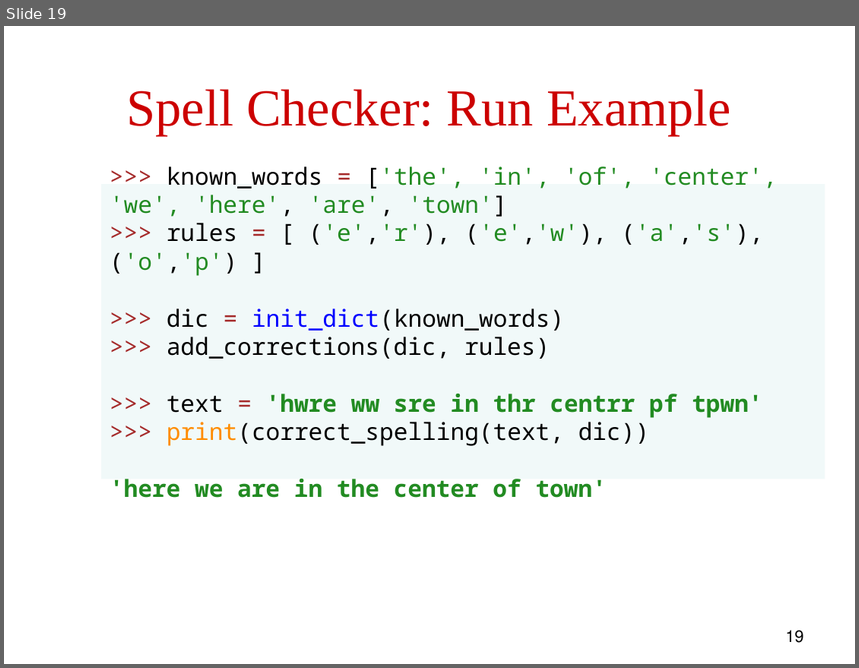
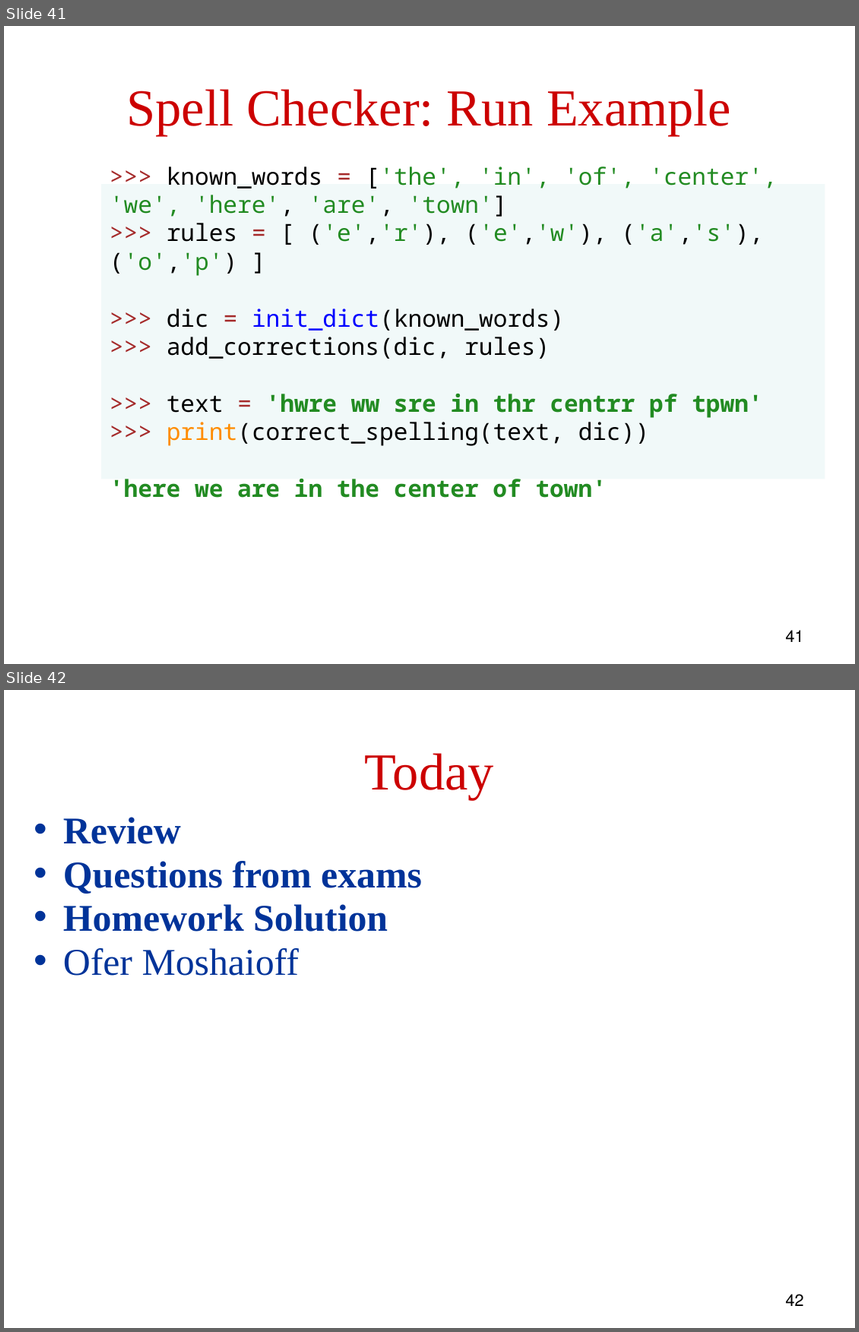
Before and after one commit to robintux/gip, a slide deck: Sessions/5/gip5.pptx. Shown one above the other, each under a label of ours: slide 19 before the commit, slides 41 and 42 after it. The pictures are 859x668 and 859x1332 pixels, drawn with LibreOffice and Linux fonts; fonts in the diff are those of the drawing. Boxes give left, top, right and bottom in pixels: in the first picture for what was removed or moved away, otherwise in the second. Text is boxed around its words. In the diff, an @@ line names an element or a change of style, - is before the commit and + after.

```diff
--- a/Sessions/5/gip5.pptx
+++ b/Sessions/5/gip5.pptx
@@ slide 42 added at (4, 690, 855, 1328), background #FFFFFF @@
@@ text added at (365, 753, 494, 799), 44 pt, text #CC0000 @@
+Today
@@ text added at (63, 817, 422, 976), 32 pt, text #003399, bold @@
+• Review
+• Questions from exams
+• Homework Solution
+• Ofer Moshaioff
@@ page number added at (786, 1294, 804, 1306), 14 pt, text #000000 @@
+42
@@ what was slide 19 is now slide 41 @@
@@ page number at (786, 630, 804, 642): text changed @@
-19
+41
```
Also in this commit, not shown: 15 slides changed.
